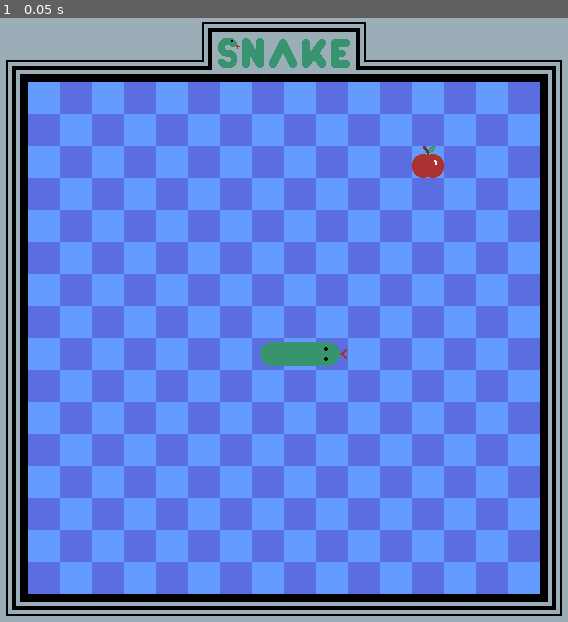
Above: before the commit, frame 1.
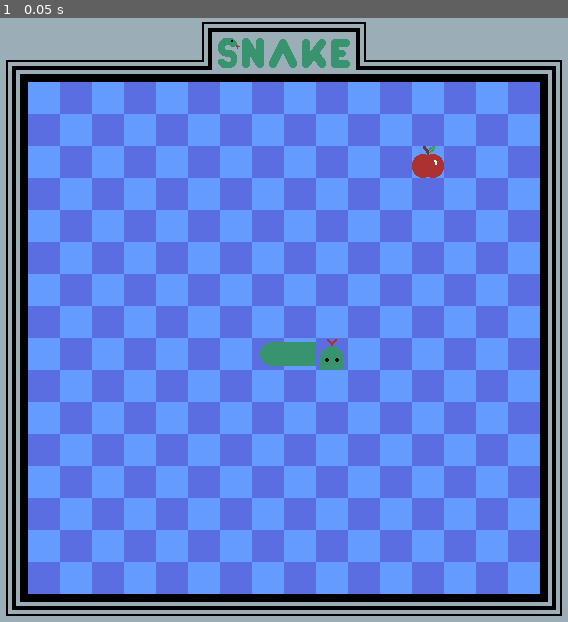
Above: after the commit, the same moment.

Repository: conor-wilson/snake
Game: Godot game, scene res://scenes/snake.tscn
Same seed, same stepped clock (60 frames per second), same inputs: the game is played once before the commit and once after it. This scene is started directly instead of the project's main scene.
Inputs:
- Up to frame 1 (0.05 s): no input

The runs differ from the first frame. In frame 1, 0.1% of the frame differs, in the area x 55-62%, y 53-59%.

Commit message:
Added cardinal_to_alt_id() func to Snake scene script

Diff:
--- a/scenes/snake.gd
+++ b/scenes/snake.gd
@@ -3,31 +3,42 @@
 
 # Called when the node enters the scene tree for the first time.
 func _ready():
-	set_head_cell(Vector2(11, 10), Vector2.RIGHT)
+	set_head_cell(Vector2(11, 10), Vector2.UP)
 	set_cell(1, Vector2(10, 10), 0, Vector2(4,0), 2)
 	set_cell(1, Vector2(9,  10), 0, Vector2(5,1), 2)
 
 
+# TODO: Descriptor
 func set_head_cell(coords: Vector2i, direction: Vector2):
 
 	# Obtain the alternativeTileID from the priovided direction var
-	var alternateID = 0
-	if direction == Vector2.UP:
-		alternateID = 1
-	elif direction == Vector2.RIGHT:
-		alternateID = 2
-	elif direction == Vector2.DOWN:
-		alternateID = 3
-	elif direction == Vector2.LEFT:
-		alternateID = 4
-	else:
-		print("invalid direction input to set_head_cell():", direction)
-		return
+	var altID = cardinal_to_alt_id(direction)
 
 	# Set the appropriate cell to the head tile
-	set_cell(1, coords, 0, Vector2(3,0), alternateID)
+	set_cell(1, coords, 0, Vector2(3,0), altID)
+
+
+#func set_tail_cell(coords: Vector2i, direction: Vector2):
 
 
 # Called every frame. 'delta' is the elapsed time since the previous frame.
 func _process(delta):
 	pass
+
+
+# TODO: Descriptor
+func cardinal_to_alt_id(direction: Vector2) -> int:
+
+	var altID = 0
+	if direction == Vector2.UP:
+		altID = 1
+	elif direction == Vector2.RIGHT:
+		altID = 2
+	elif direction == Vector2.DOWN:
+		altID = 3
+	elif direction == Vector2.LEFT:
+		altID = 4
+	else:
+		print_debug("invalid direction input to set_head_cell():", direction)
+
+	return altID
